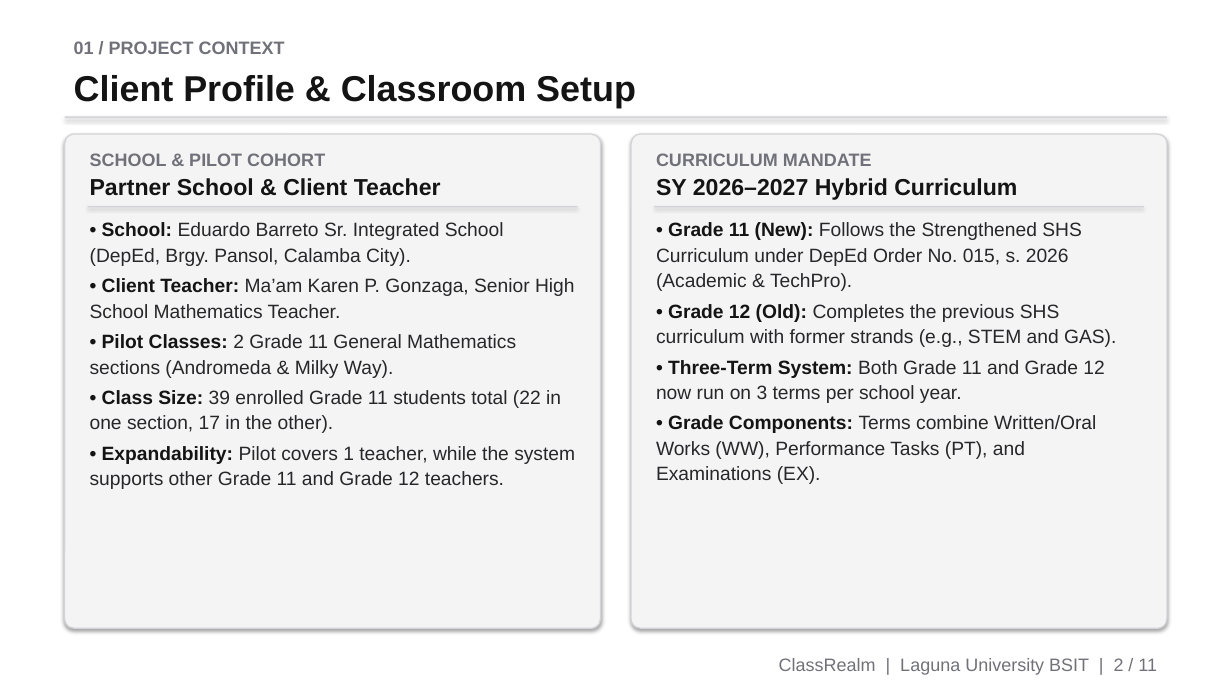
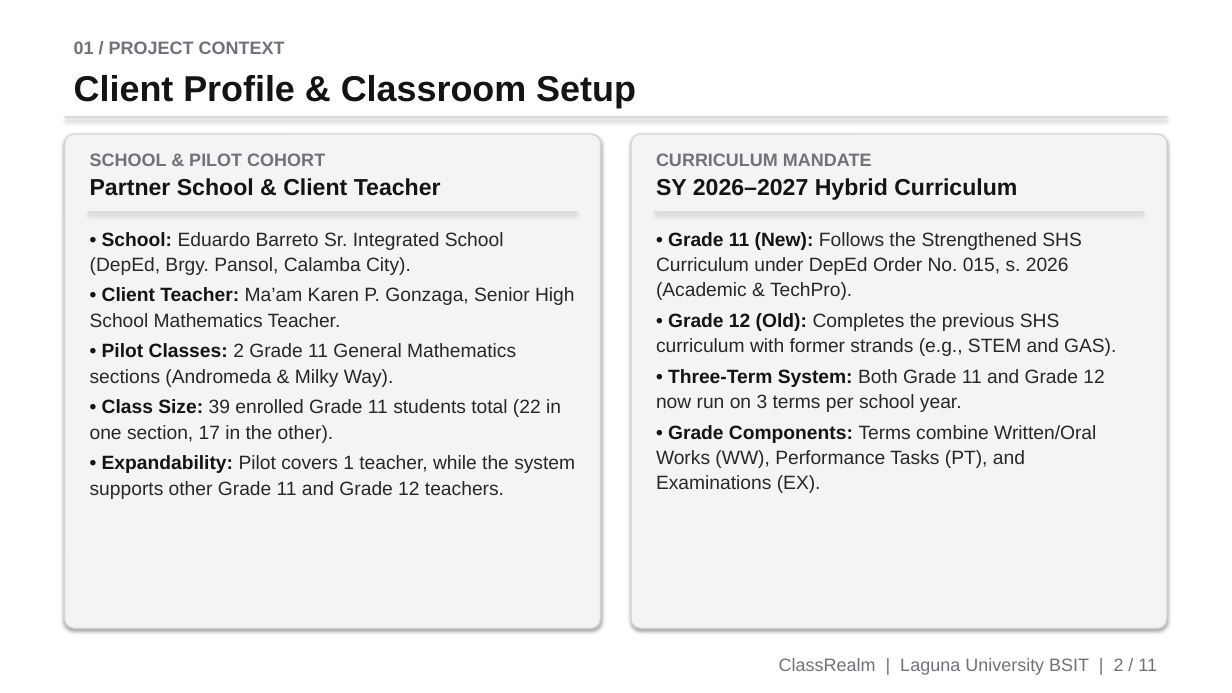
Before and after one commit to ljcalica071-cmd/class_realm01, a slide deck: slide 2 of ClassRealm_Final_Defense_Presentation.pptx. Drawn at 1232x693 pixels with LibreOffice and Linux fonts; fonts in the diff are those of the drawing. Boxes give left, top, right and bottom in pixels: in the first picture for what was removed or moved away, otherwise in the second. Text is boxed around its words. In the diff, an @@ line names an element or a change of style, - is before the commit and + after.

```diff
--- a/ClassRealm_Final_Defense_Presentation.pptx
+++ b/ClassRealm_Final_Defense_Presentation.pptx
@@ text "• School: Eduardo Barreto Sr. ...": place and size @@
-text "• School: Eduardo Barreto Sr. ..." at (90, 222, 575, 489)
+text "• School: Eduardo Barreto Sr. ..." at (90, 232, 575, 499)
@@ rectangle: place and size @@
-rectangle at (88, 206, 578, 207)
+rectangle at (88, 212, 578, 213)
@@ text "• Grade 11 (New): Follows ...": place and size @@
-text "• Grade 11 (New): Follows ..." at (656, 222, 1116, 484)
+text "• Grade 11 (New): Follows ..." at (656, 232, 1116, 493)
@@ rectangle: place and size @@
-rectangle at (654, 206, 1144, 207)
+rectangle at (654, 212, 1144, 213)
```
Also in this commit, not shown: 8 other slides changed, 31 other files.
